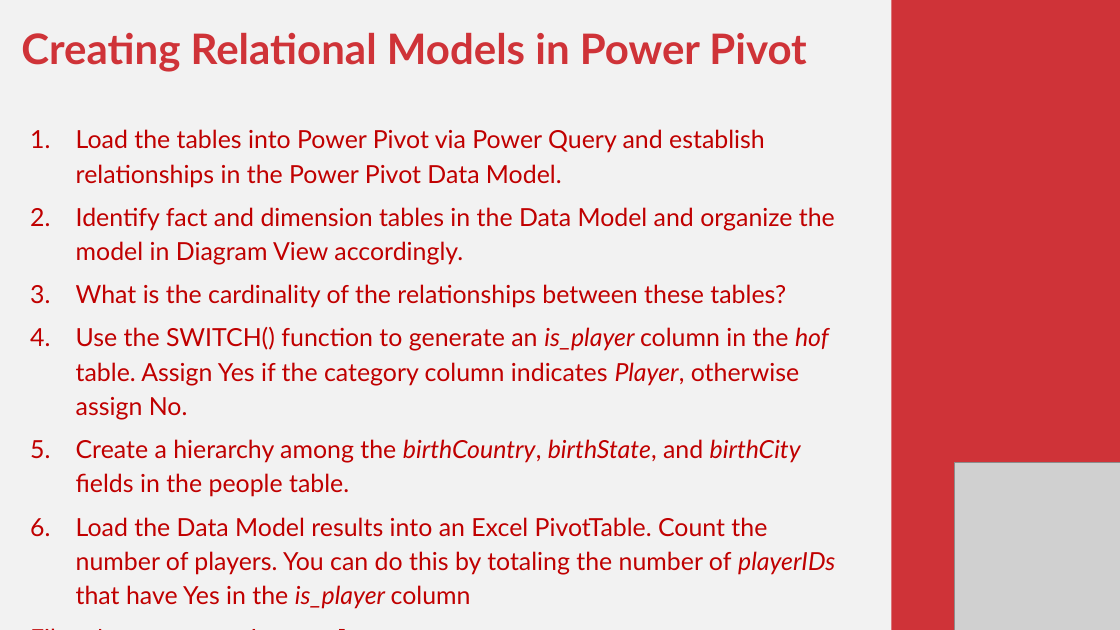
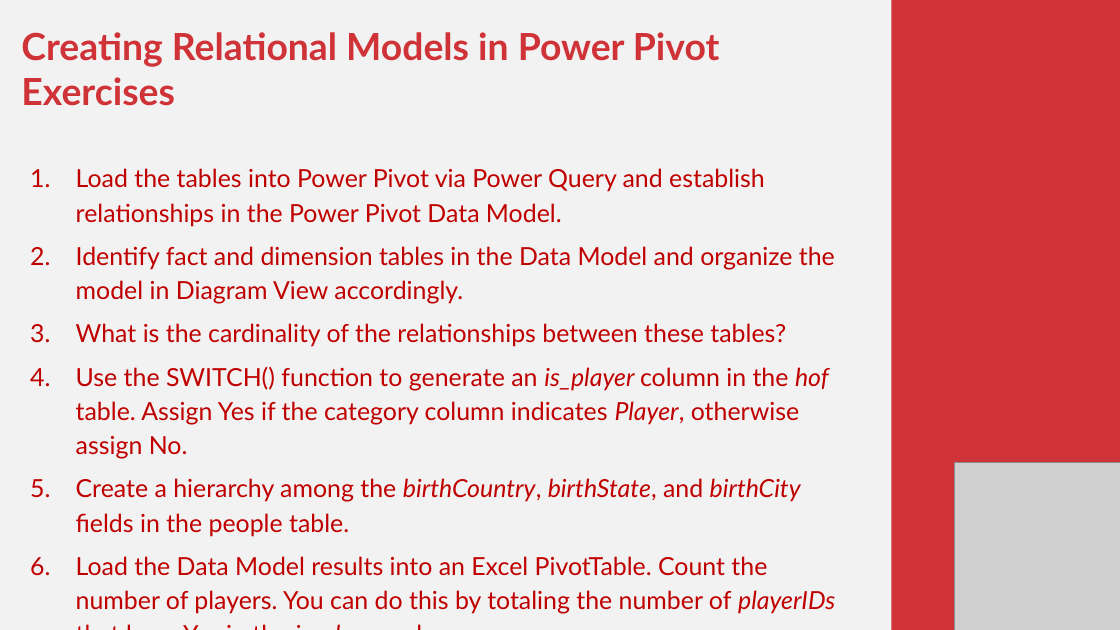
Before and after one commit to stringfestdata/modern-analytics-excel-book, a slide deck: slide 7 of exercises/mdae-exercises-by-chapter.pptx (slide 6 before the commit). Drawn at 1120x630 pixels with LibreOffice and Linux fonts; fonts in the diff are those of the drawing; grey boxes stand for pictures. Boxes give left, top, right and bottom in pixels: in the first picture for what was removed or moved away, otherwise in the second. Text is boxed around its words. In the diff, an @@ line names an element or a change of style, - is before the commit and + after.

```diff
--- a/exercises/mdae-exercises-by-chapter.pptx
+++ b/exercises/mdae-exercises-by-chapter.pptx
@@ text at (21,32,720,106): text changed; size 54 to 48 pt @@
-Creating Relational Models in Power Pivot
+Creating Relational Models in Power Pivot Exercises
```
Also in this commit, not shown: 9 other slides changed, 1 slide added.
